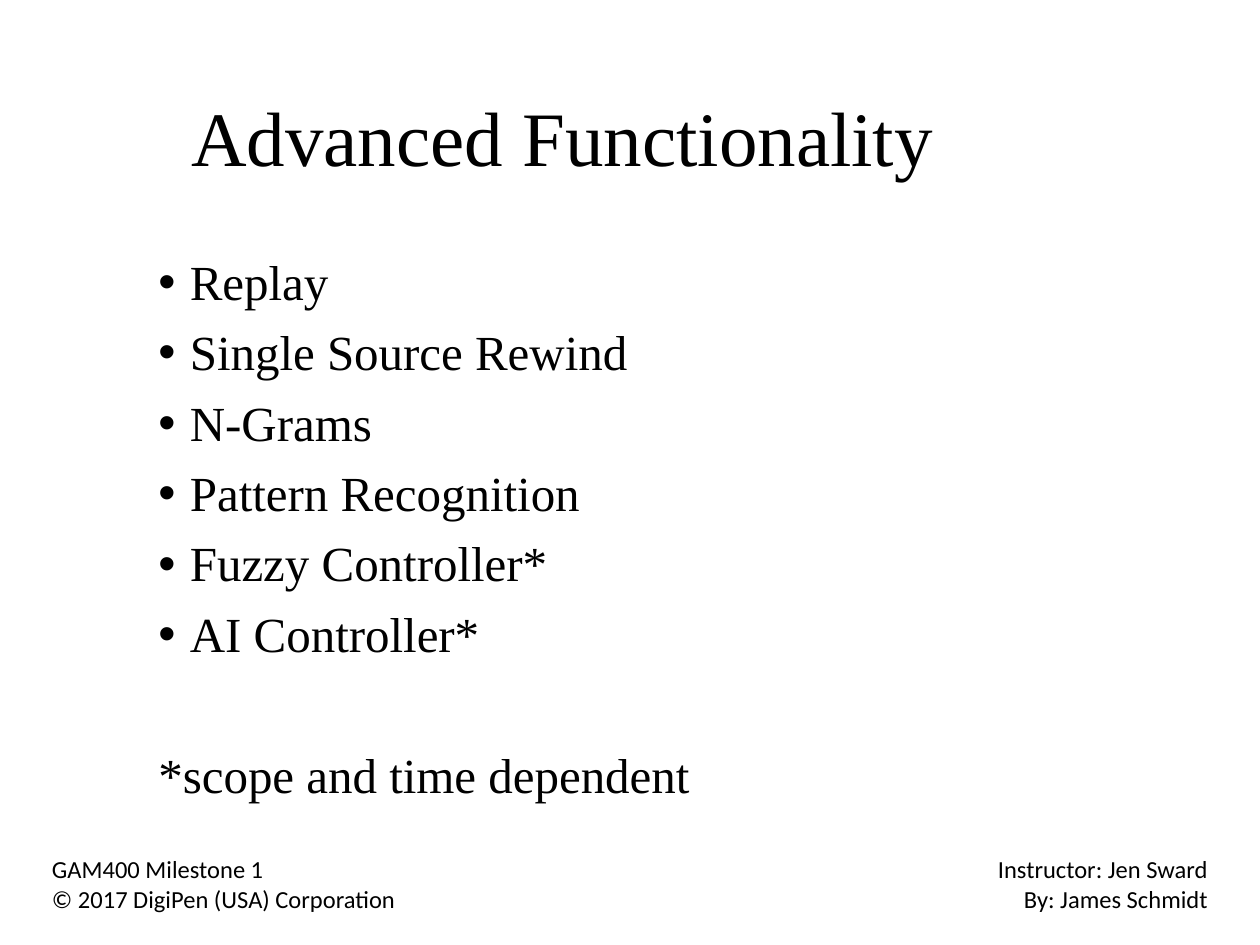
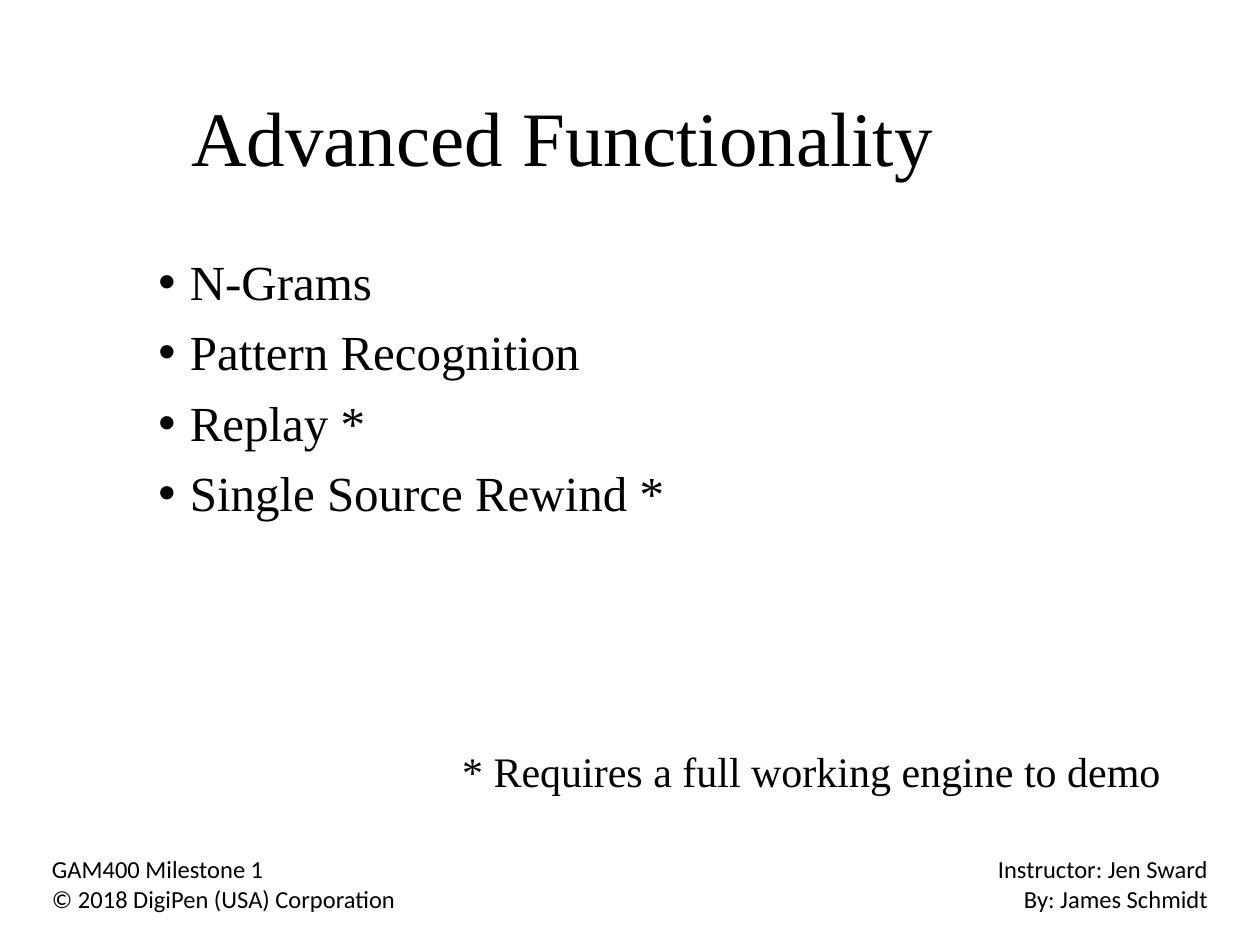
Before and after one commit to NekoTenshi87/SInput, a slide deck: slide 6 of Docs/Milestone1.pptx. Drawn at 1260x945 pixels with LibreOffice and Linux fonts; fonts in the diff are those of the drawing; background and template pictures are left out. Boxes give left, top, right and bottom in pixels: in the first picture for what was removed or moved away, otherwise in the second. Text is boxed around its words. In the diff, an @@ line names an element or a change of style, - is before the commit and + after.

```diff
--- a/Docs/Milestone1.pptx
+++ b/Docs/Milestone1.pptx
@@ text at bbox=[190, 266, 627, 380]: paragraphs removed @@
-• Replay
-• Single Source Rewind
@@ text at bbox=[190, 407, 1160, 796]: text changed; size 28 to 24 pt @@
-• Fuzzy Controller*
-• AI Controller*
-*scope and time dependent
+• Replay *
+• Single Source Rewind *
+* Requires a full working engine to demo
@@ text at bbox=[78, 890, 394, 913]: text changed @@
-© 2017 DigiPen (USA) Corporation
+© 2018 DigiPen (USA) Corporation
```
Also in this commit, not shown: 7 other slides changed, 2 slides added, 26 other files.
